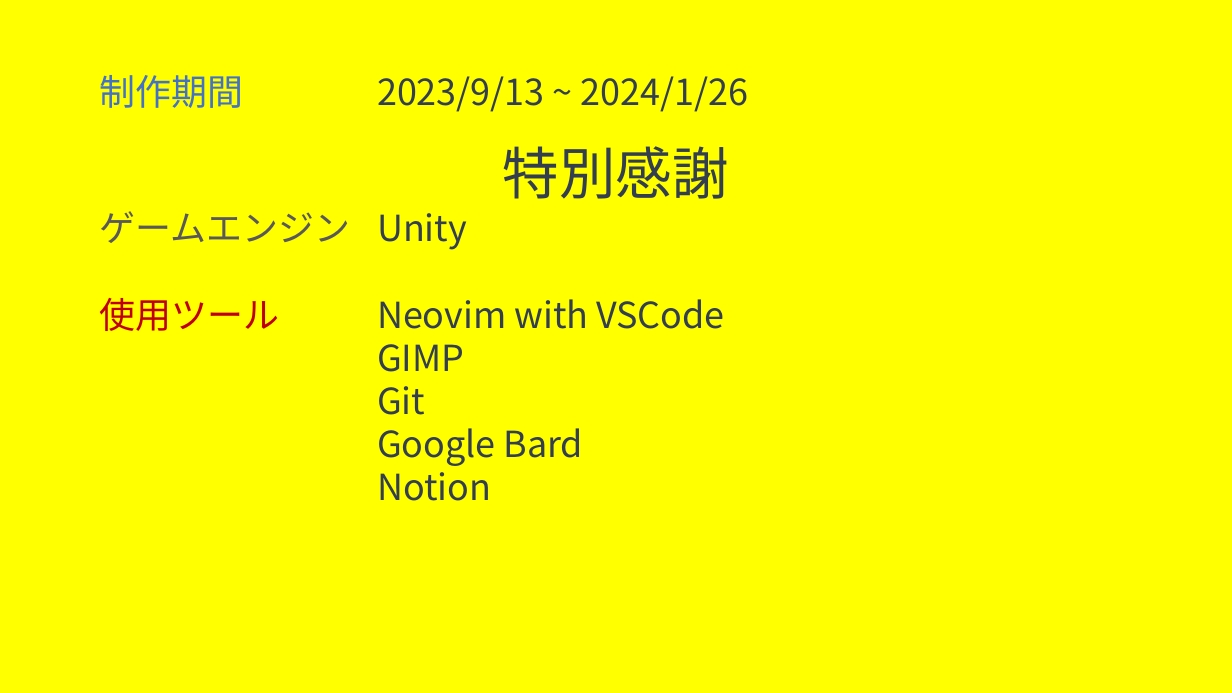
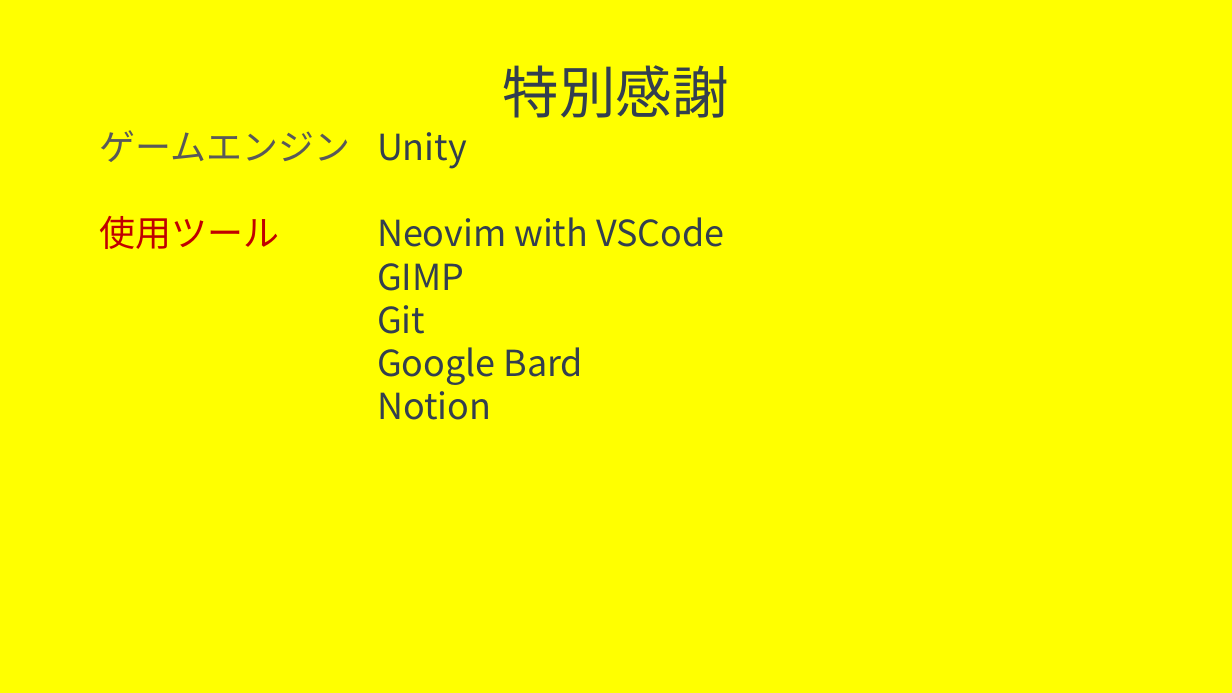
Before and after one commit to trr-n/taxmc-neo, a slide deck: slide 5 of kikaku/potato_kikakusho.pptx (slide 4 before the commit). Drawn at 1232x693 pixels with LibreOffice and Linux fonts; fonts in the diff are those of the drawing. Boxes give left, top, right and bottom in pixels: in the first picture for what was removed or moved away, otherwise in the second. Text is boxed around its words. In the diff, an @@ line names an element or a change of style, - is before the commit and + after.

```diff
--- a/kikaku/potato_kikakusho.pptx
+++ b/kikaku/potato_kikakusho.pptx
@@ text "特別感謝": place and size @@
-text "特別感謝" at <box>100,211,724,501</box>
+text "特別感謝" at <box>100,130,724,420</box>
@@ text removed at <box>100,75,749,112</box> @@
-制作期間 2023/9/13 ~ 2024/1/26
```
Also in this commit, not shown: 3 other slides changed, 1 slide added, 23 other files.
